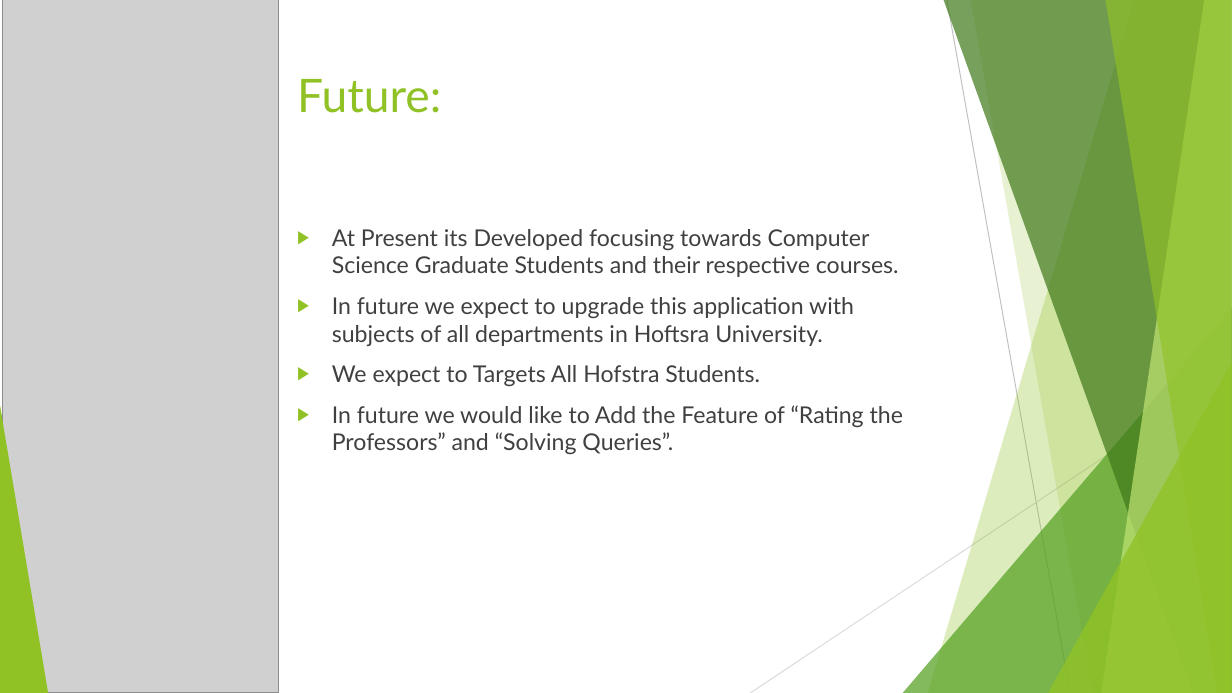
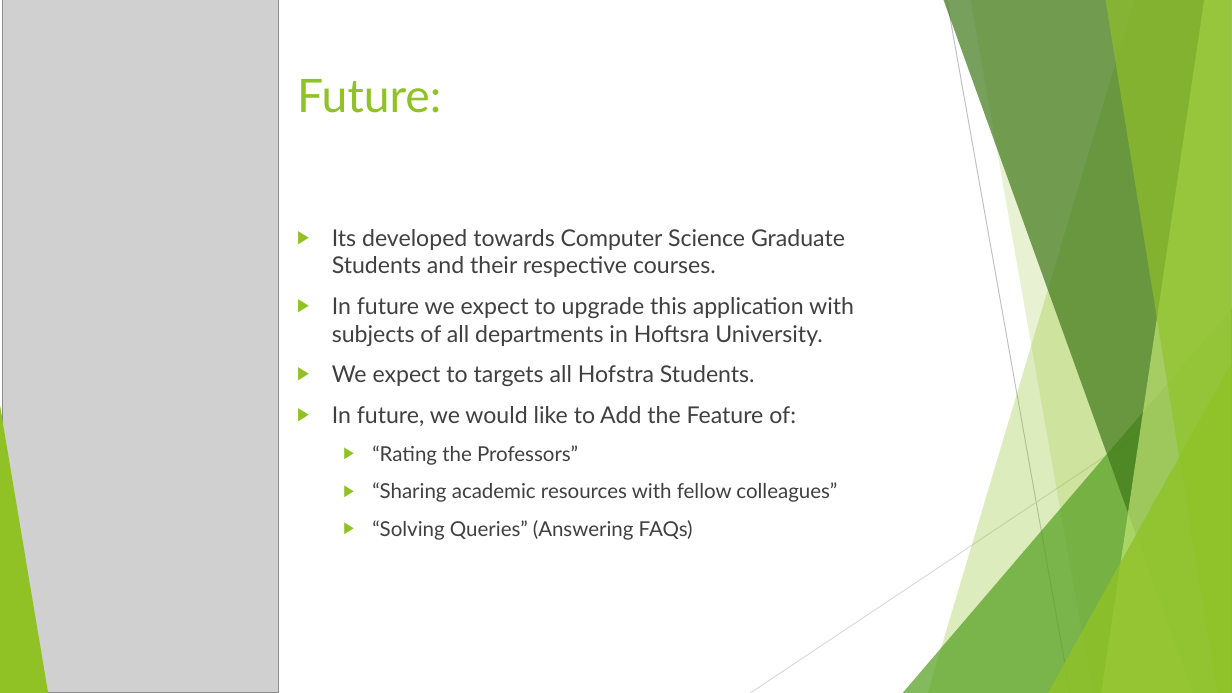
Before and after one commit to AnganaK/Coldfire, a slide deck: slide 7 of ColdFire.pptx. Drawn at 1232x693 pixels with LibreOffice and Linux fonts; fonts in the diff are those of the drawing; grey boxes stand for pictures. Boxes give left, top, right and bottom in pixels: in the first picture for what was removed or moved away, otherwise in the second. Text is boxed around its words. In the diff, an @@ line names an element or a change of style, - is before the commit and + after.

Commit message:
Minor Changes

```diff
--- a/ColdFire.pptx
+++ b/ColdFire.pptx
@@ text at box(332, 229, 845, 277): text changed @@
-▶ At Present its Developed focusing towards Computer Science Graduate Students and their respective courses.
+▶ Its developed towards Computer Science Graduate Students and their respective courses.
@@ text at box(332, 365, 837, 540): text changed; size 18 to 16 pt @@
-▶ We expect to Targets All Hofstra Students.
-▶ In future we would like to Add the Feature of “Rating the Professors” and “Solving Queries”.
+▶ We expect to targets all Hofstra Students.
+▶ In future, we would like to Add the Feature of:
+  ▶ “Rating the Professors”
+  ▶ “Sharing academic resources with fellow colleagues”
+  ▶ “Solving Queries” (Answering FAQs)
```
Also in this commit, not shown: 1 other slide changed.
